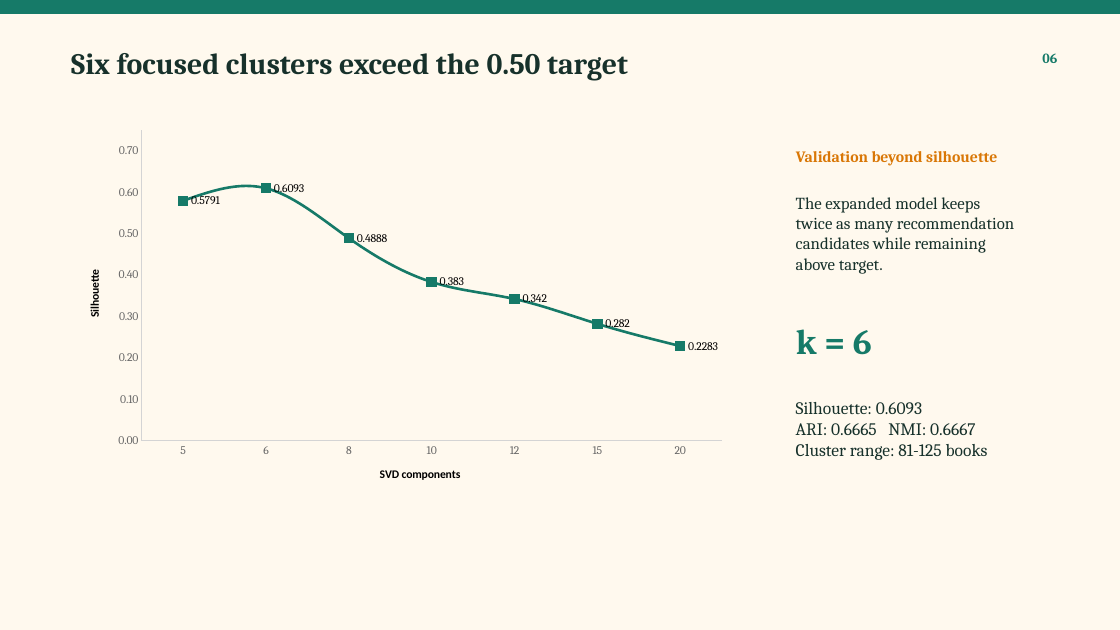
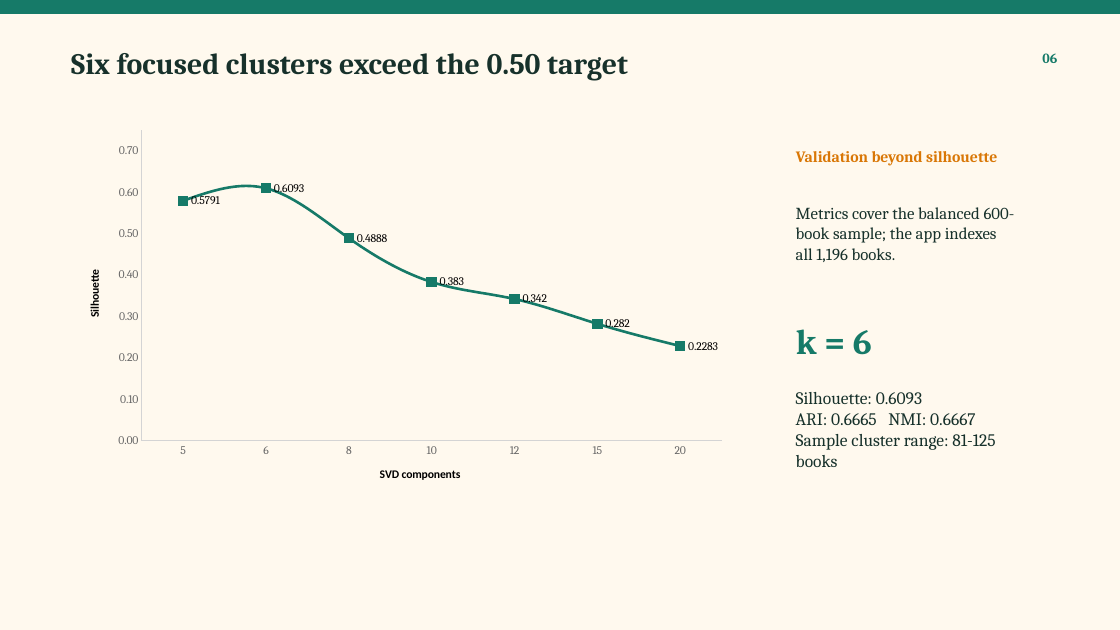
Before and after one commit to synergeo/FoodWise_Reads_Improved, a slide deck: slide 6 of output/FoodWise_Reads_Improved_Presentation.pptx. Drawn at 1120x630 pixels with LibreOffice and Linux fonts; fonts in the diff are those of the drawing. Boxes give left, top, right and bottom in pixels: in the first picture for what was removed or moved away, otherwise in the second. Text is boxed around its words. In the diff, an @@ line names an element or a change of style, - is before the commit and + after.

Commit message:
Make full book catalogue available in app

```diff
--- a/output/FoodWise_Reads_Improved_Presentation.pptx
+++ b/output/FoodWise_Reads_Improved_Presentation.pptx
@@ text at [796, 207, 1015, 262]: text changed @@
-The expanded model keeps twice as many recommendation candidates while remaining above target.
+Metrics cover the balanced 600-book sample; the app indexes all 1,196 books.
@@ text at [796, 434, 995, 467]: text changed @@
-Cluster range: 81-125 books
+Sample cluster range: 81-125 books
```
Also in this commit, not shown: 3 other slides changed, 11 other files.
